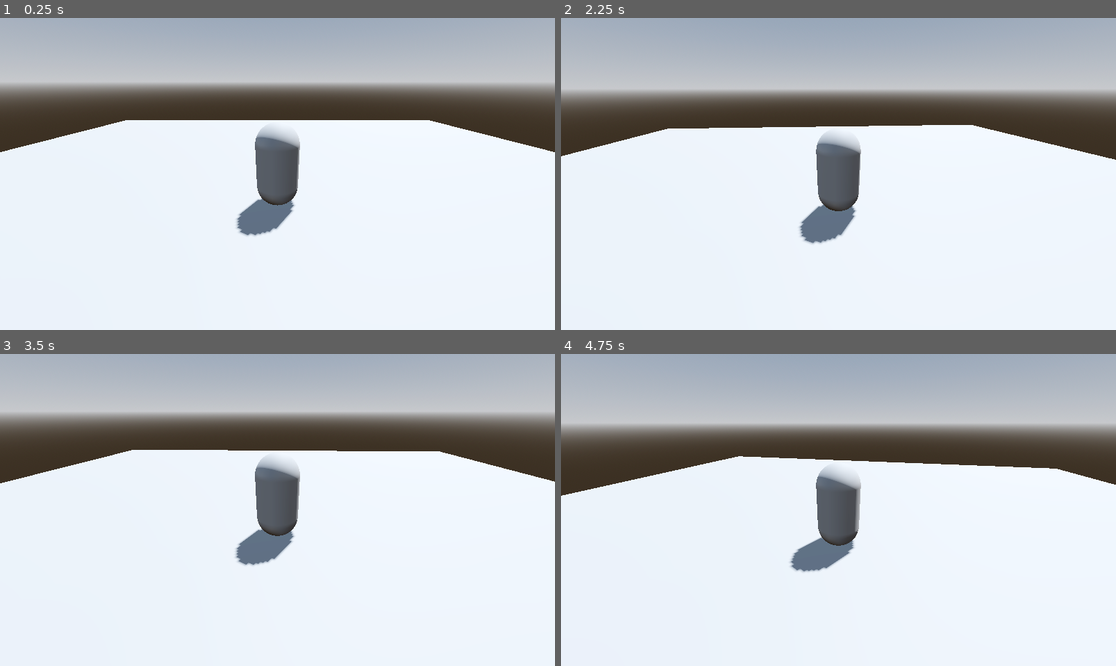
Above: before the commit, frames 1-4 (two rows, left to right).
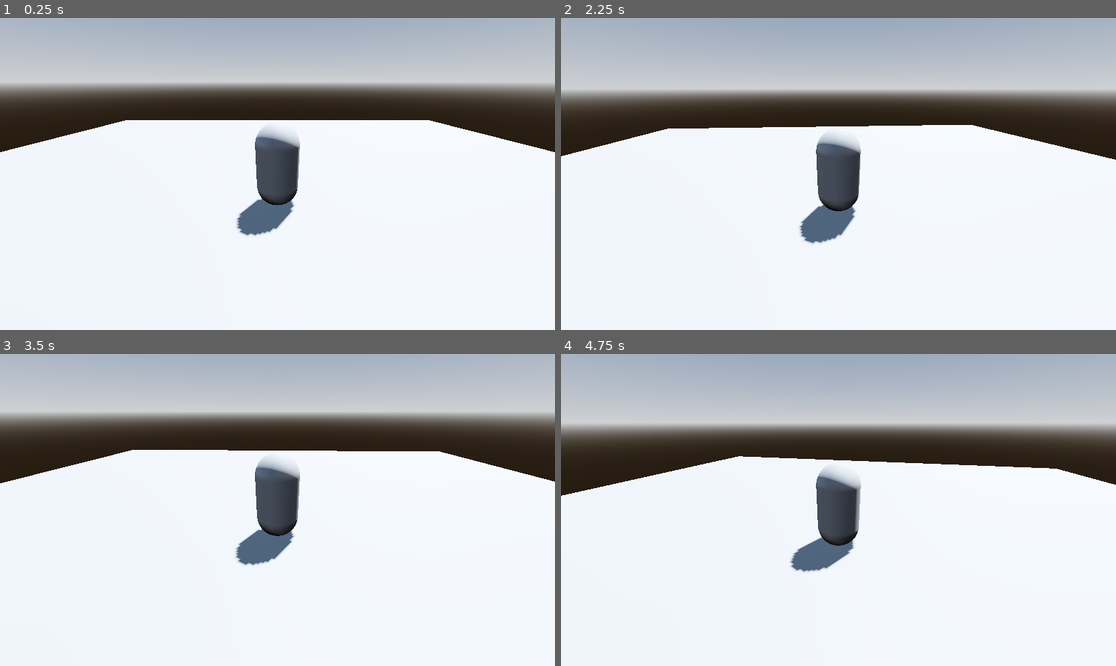
Above: after the commit, the same moments.

Repository: akulkarni3472/GodotPS1HorrorGame
Game: Godot game, scene res://Levels/level1/level1-1.tscn
The game is run twice, just before and just after one commit, with the same random seed, the same clock (stepped at 60 frames per second) and the same inputs.
Inputs (mouse positions are in pixels of both pictures, inside the frame that each line leads up to):
- Up to frame 1 (0.25 s): no input
- Up to frame 2 (2.25 s): tap Enter at 0.5 s; move the mouse to (866, 174) at 0.52 s; tap Space at 1.25 s; move the mouse to (810, 174) at 1.27 s; move the mouse to (849, 167) at 2.02 s
- Up to frame 3 (3.5 s): tap Enter at 2.75 s; move the mouse to (271, 516) at 2.77 s
- Up to frame 4 (4.75 s): tap Space at 3.5 s; move the mouse to (877, 513) at 3.52 s; move the mouse to (794, 506) at 4.27 s

The runs differ from the first frame. In frame 1, 0.3% of the frame differs, in the area x 46-54%, y 41-61%; in frame 2, 0.3%; in frame 3, 0.4%; in frame 4, 0.4%, in the area x 46-54%, y 43-62%.

Commit message:
Enabled env lighting options

Diff:
--- a/Levels/level1/level1-1.tscn
+++ b/Levels/level1/level1-1.tscn
@@ -12,7 +12,10 @@
 [sub_resource type="Environment" id="Environment_4obpc"]
 background_mode = 2
 sky = SubResource("Sky_eksoc")
-tonemap_mode = 2
+tonemap_mode = 3
+ssr_enabled = true
+ssao_enabled = true
+ssil_enabled = true
 glow_enabled = true
 
 [sub_resource type="BoxMesh" id="BoxMesh_o6cqs"]
